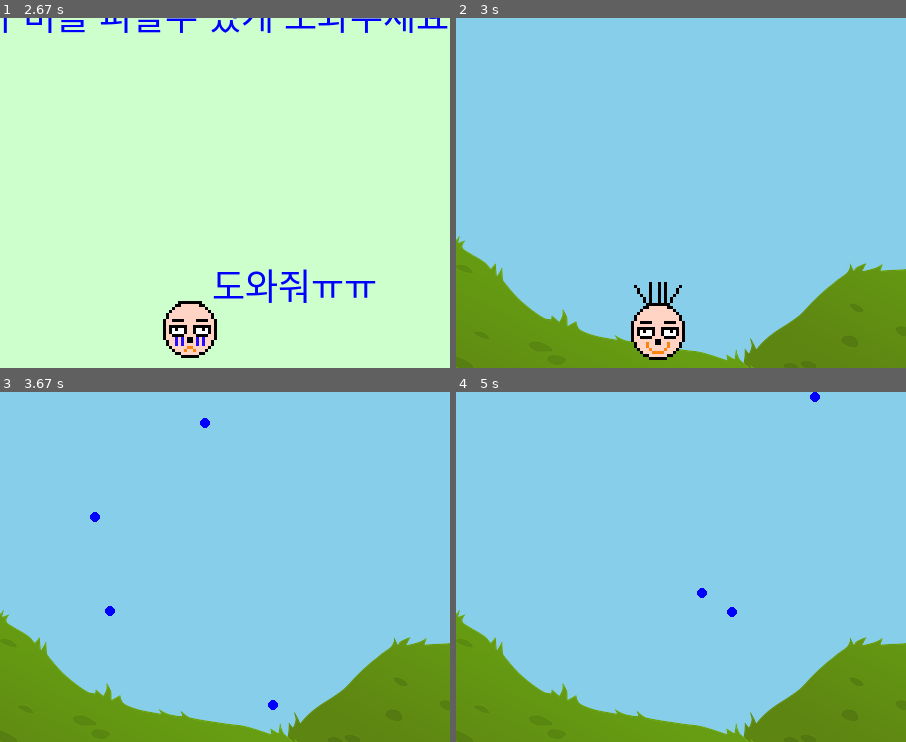
Above: before the commit, frames 1-4 (two rows, left to right).
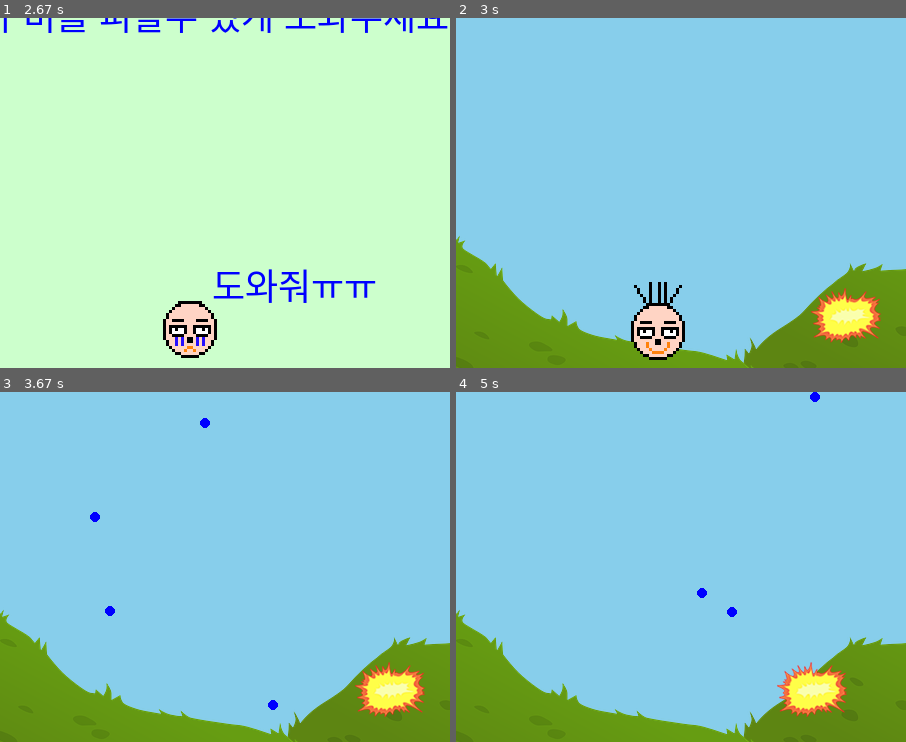
Above: after the commit, the same moments.

Repository: jjband/pygame
Game: pygame game, started from pygame모음집/rain.py
The game is run twice, just before and just after one commit, with the same random seed, the same clock (stepped at 60 frames per second) and the same inputs.
Inputs:
- Up to frame 1 (2.67 s): tap Space at 0.33 s; tap Enter at 2.17, 2.5 s
- Up to frame 2 (3 s): tap Space at 2.83 s
- Up to frame 3 (3.67 s): hold Right 3.17-3.63 s
- Up to frame 4 (5 s): hold Right 3.67-4.13 s; hold Left 4.17-4.7 s; hold Right from 4.73 s (still down)
The pictures show only the part of the screen within x 28-78%, y 50-100%; the shares and areas given below are measured in that part.

Frame 1 is identical in both runs. In frame 2, 1.6% of the frame differs, in the area x 78-95%, y 77-93%; in frame 3, 1.6%; in frame 4, 1.6%, in the area x 71-87%, y 77-93%.

Commit message:
산성비 피하기 드디어 완성!!!!!

Diff:
--- a/pygame모음집/rain.py
+++ b/pygame모음집/rain.py
@@ -103,6 +103,22 @@
     def draw(self, screen):
         pygame.draw.circle(screen, self.color, self.rect.center, self.radius)
 
+class Crash():
+    def __init__(self):
+        self.image = pygame.image.load(os.path.join(assets_path, "crash.png"))
+        self.rect = self.image.get_rect()
+        self.reset()
+
+    def reset(self):
+        self.rect.x = random.randint(0, screen_w - self.rect.width)
+        self.rect.y = 620
+        self.spawn_time = pygame.time.get_ticks()
+
+    def draw(self, screen):
+        if pygame.time.get_ticks() - self.spawn_time < 1000:
+            screen.blit(self.image, (self.rect.x, self.rect.y))
+
+
 
 
 
@@ -158,6 +174,8 @@
     best_time = 0
     start_time = None
     enemies = [Enemy()for _ in range(enemy_count)]
+    crashes = []
+    last_crash_spawn_time = None
     player.reset()
     color = red
     running = True
@@ -168,6 +186,7 @@
     spawn_time = pygame.time.get_ticks()
 
     while running:
+        current_time = pygame.time.get_ticks()
 
 
         for event in pygame.event.get():
@@ -185,6 +204,9 @@
 
         keys = pygame.key.get_pressed()
         if not menu and not show_story:
+            if last_crash_spawn_time is None or current_time - last_crash_spawn_time >= 2000:
+                crashes.append(Crash())
+                last_crash_spawn_time = current_time
 
 
             if keys[pygame.K_LEFT]:
@@ -192,7 +214,7 @@
             if keys[pygame.K_RIGHT]:
                 player.move(1)
 
-        if not menu and not show_story and pygame.time.get_ticks() - spawn_time > 3000:
+        if not menu and not show_story and pygame.time.get_ticks() - spawn_time > 2000:
             spawn_time = pygame.time.get_ticks()
 
 
@@ -227,6 +249,11 @@
 
             player.draw(screen)
 
+            for crash in crashes[:]:
+                crash.draw(screen)
+                if current_time - crash.spawn_time >= 2000:
+                    crashes.remove(crash)
+
 
 
             for enemy in enemies:
